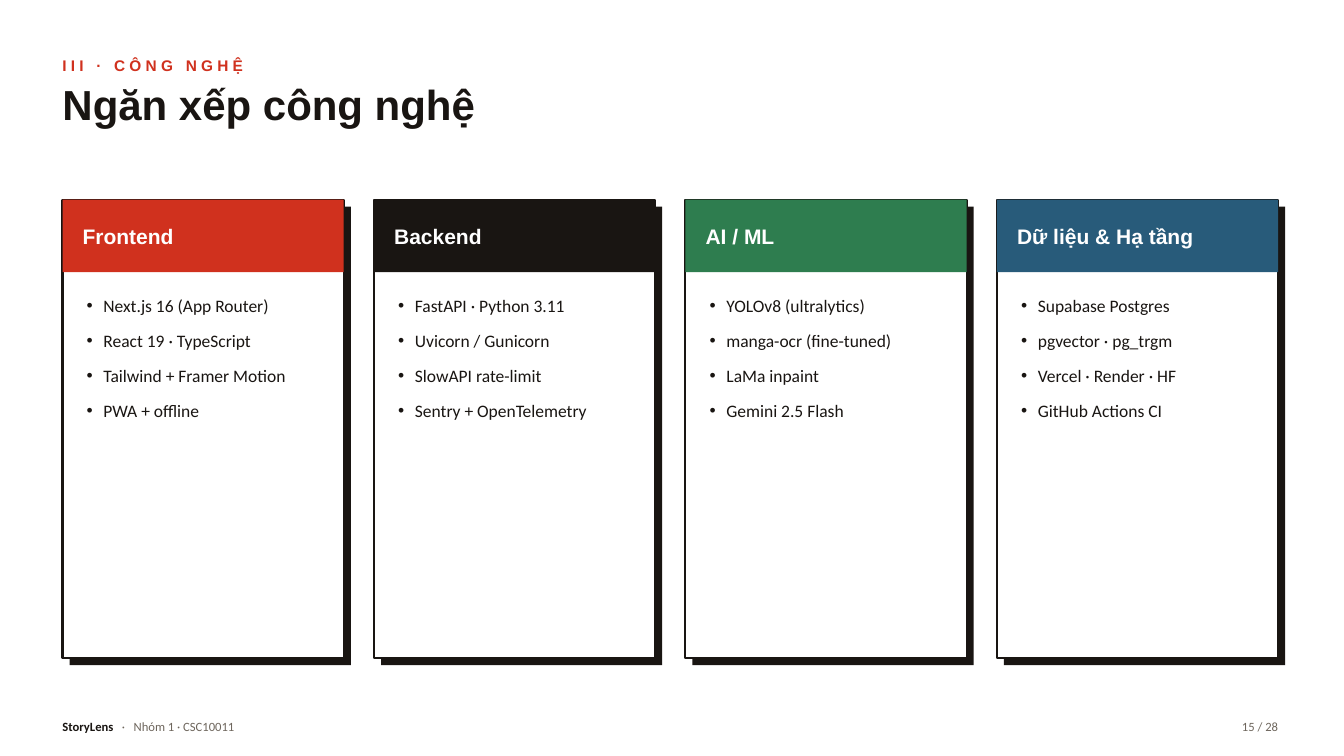
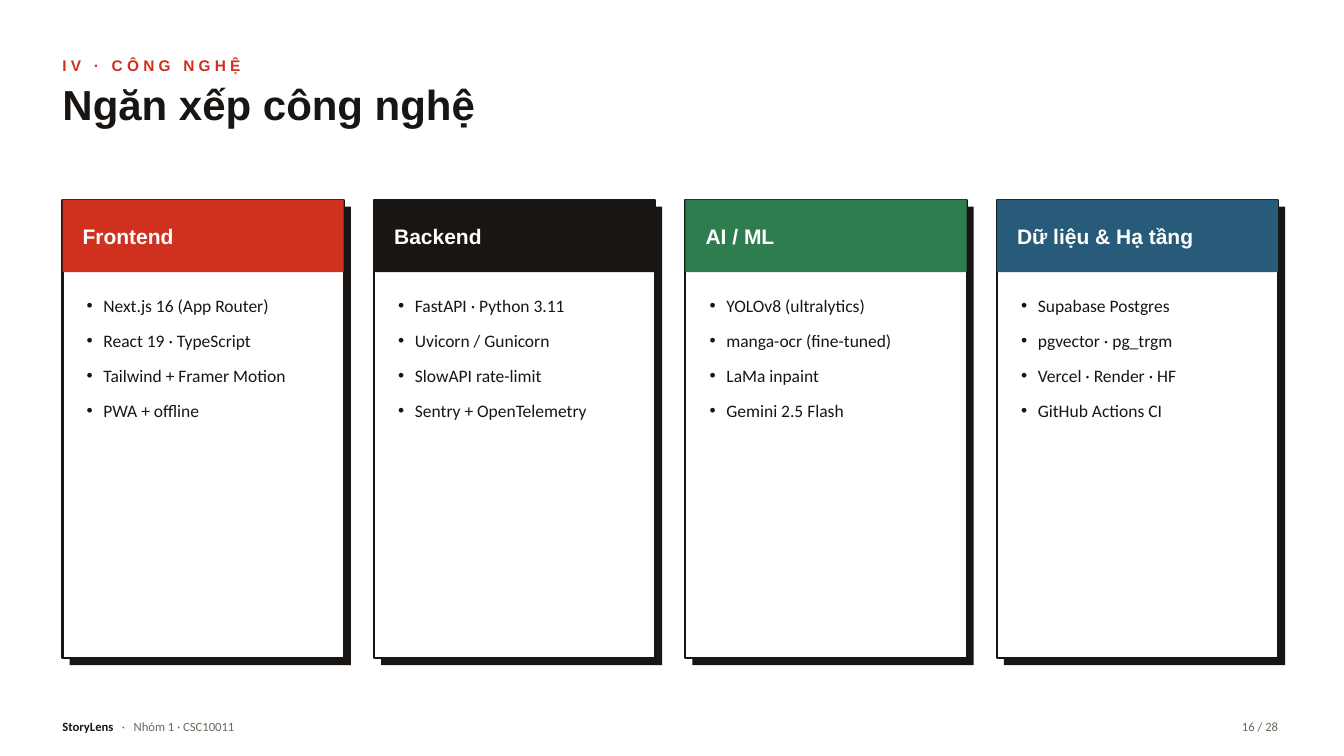
Before and after one commit to trungkiet2005/storylen, a slide deck: slide 16 of docs/presentation/StoryLens_Presentation.pptx (slide 15 before the commit). Drawn at 1344x756 pixels with LibreOffice and Linux fonts; fonts in the diff are those of the drawing. Boxes give left, top, right and bottom in pixels: in the first picture for what was removed or moved away, otherwise in the second. Text is boxed around its words. In the diff, an @@ line names an element or a change of style, - is before the commit and + after.

```diff
--- a/docs/presentation/StoryLens_Presentation.pptx
+++ b/docs/presentation/StoryLens_Presentation.pptx
@@ text at <box>62,59,240,74</box>: text changed @@
-III · CÔNG NGHỆ
+IV · CÔNG NGHỆ
@@ text at <box>1242,722,1278,731</box>: text changed @@
-15 / 28
+16 / 28
```
Also in this commit, not shown: 22 other slides changed, 5 other files.
